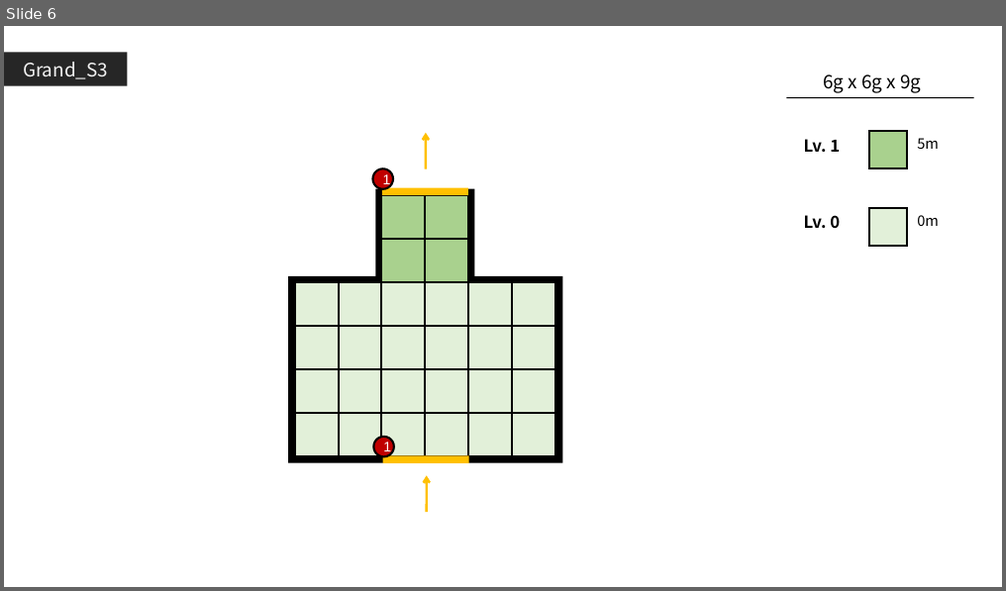
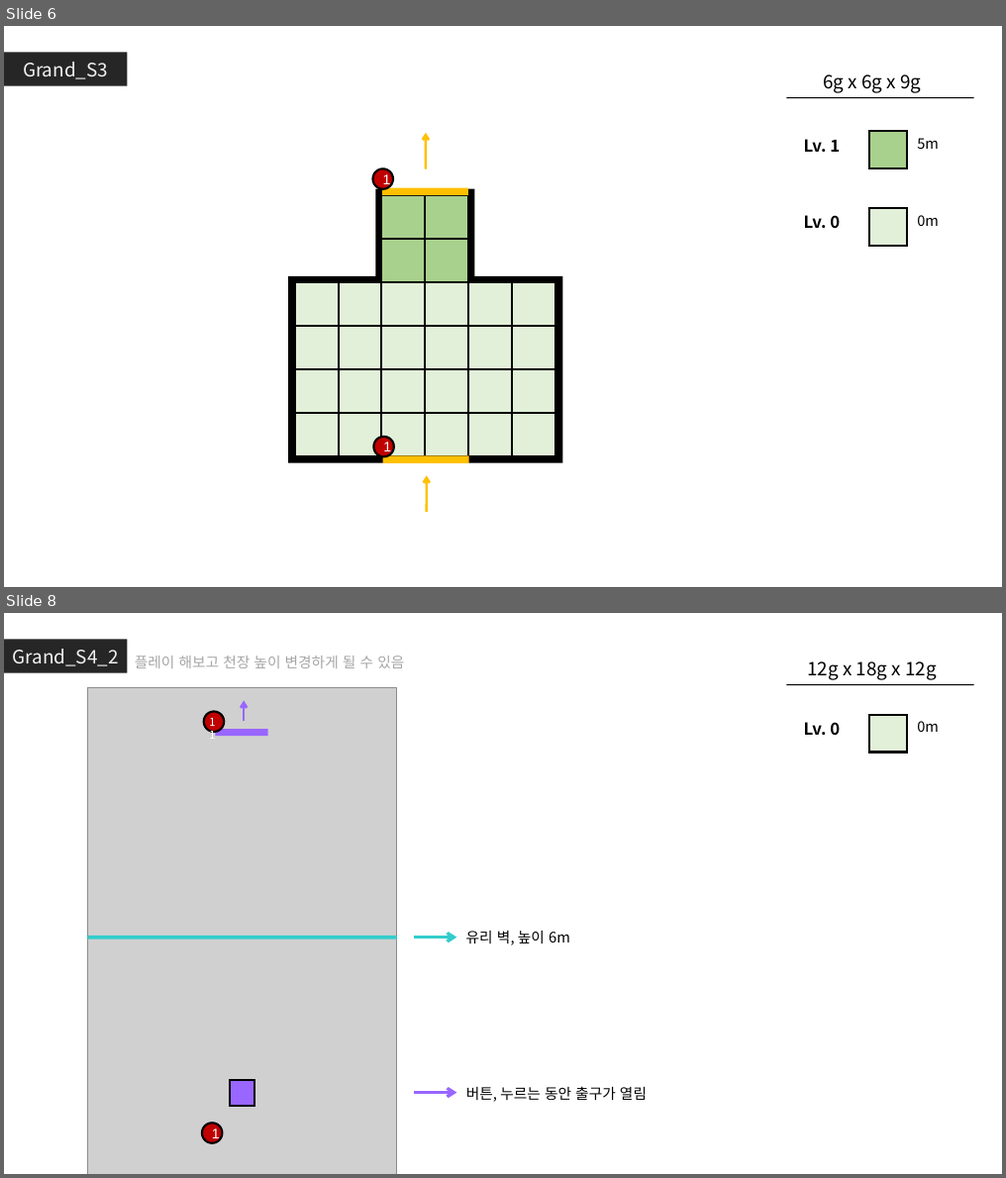
Before and after one commit to GGMGangsterHamster/GangsterHamster, a slide deck: Documents/Grand_Stage.pptx. Shown one above the other, each under a label of ours: slide 6 before the commit, slides 6 and 8 after it; the slides between them are not shown. The pictures are 1006x591 and 1006x1178 pixels, drawn with LibreOffice and Linux fonts; fonts in the diff are those of the drawing; grey boxes stand for pictures. Boxes give left, top, right and bottom in pixels: in the first picture for what was removed or moved away, otherwise in the second. Text is boxed around its words. In the diff, an @@ line names an element or a change of style, - is before the commit and + after.

```diff
--- a/Documents/Grand_Stage.pptx
+++ b/Documents/Grand_Stage.pptx
@@ slide 8 added at (4, 613, 1002, 1174), background #FFFFFF @@
@@ rectangle added at (4, 639, 127, 673), fill #262626, 18 pt, text #F2F2F2 @@
+Grand_S4_2
@@ text added at (135, 656, 404, 668), 14 pt, text #A6A6A6 @@
+플레이 해보고 천장 높이 변경하게 될 수 있음
@@ text added at (808, 662, 937, 680), 18 pt, text #000000 @@
+12g x 18g x 12g
@@ line added from (787, 685) to (974, 685), #000000 1 pt @@
@@ group added at (88, 688, 397, 1174): 3 rectangles, 2 ellipses, 1 picture, 1 arrow, 1 text @@
+1
+11
@@ text added at (804, 722, 840, 735), 16 pt, text #000000, bold @@
+Lv. 0
@@ rectangle added at (869, 715, 907, 753), fill #E2F0D9, outline #000000 2 pt @@
@@ text added at (917, 721, 939, 732), 14 pt, text #000000 @@
+0m
@@ arrow added from (414, 937) to (456, 937), #33CCCC 3 pt @@
@@ text added at (466, 931, 570, 946), 14 pt, text #000000 @@
+유리 벽, 높이 6m
@@ text added at (466, 1086, 647, 1102), 14 pt, text #000000 @@
+버튼, 누르는 동안 출구가 열림
@@ arrow added from (414, 1093) to (456, 1093), #9966FF 3 pt @@
```
Also in this commit, not shown: 1 slide changed, 1 other slide added.
